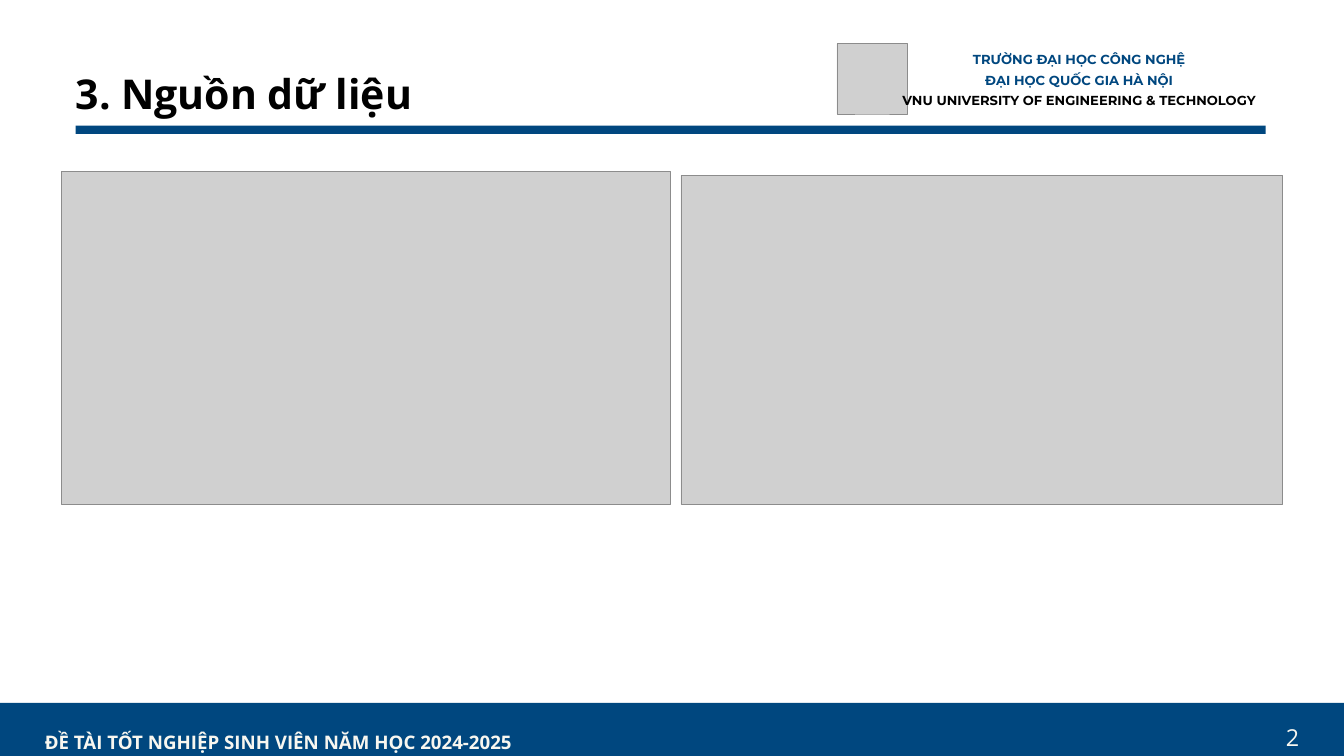
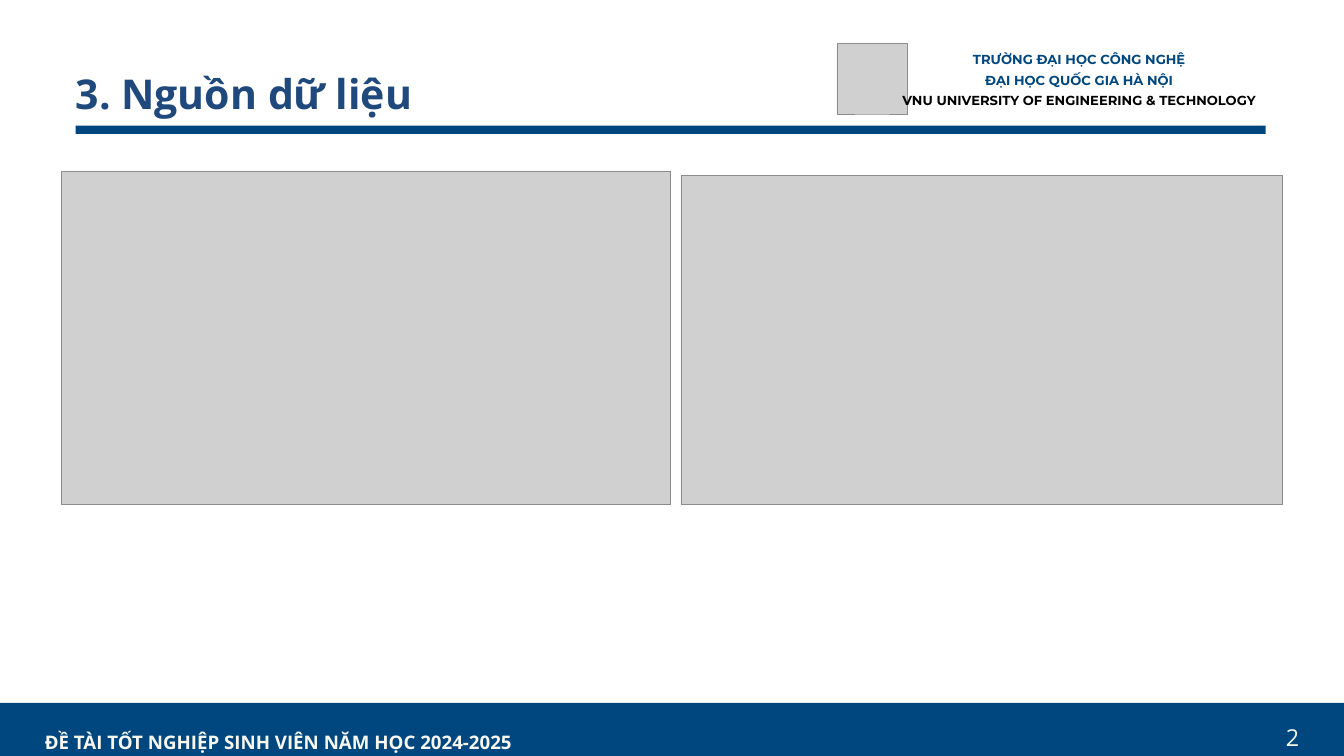
Before and after one commit to nnthai167/KLTN, a slide deck: slide 14 of PPT_KHOA LUẬN.pptx (slide 15 before the commit). Drawn at 1344x756 pixels with LibreOffice and Linux fonts; fonts in the diff are those of the drawing; grey boxes stand for pictures. Boxes give left, top, right and bottom in pixels: in the first picture for what was removed or moved away, otherwise in the second. Text is boxed around its words. In the diff, an @@ line names an element or a change of style, - is before the commit and + after.

```diff
--- a/PPT_KHOA LUẬN.pptx
+++ b/PPT_KHOA LUẬN.pptx
@@ text "3. Nguồn dữ liệu" at bbox=[76, 75, 412, 119]: text colour #000000 to #1F497D @@
```
Also in this commit, not shown: 12 other slides changed, 1 slide removed, 13 other files.
